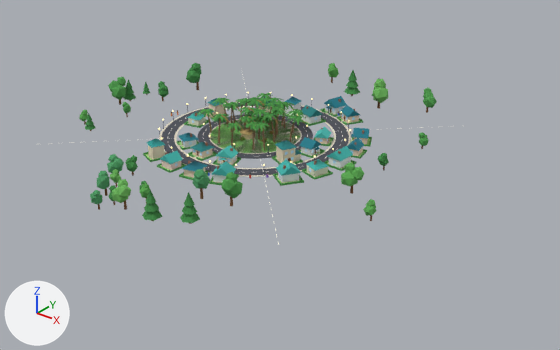
Before and after pictures for a commit that changed the glTF model towns/srikakulam.glb.
One viewpoint serves both versions: a camera (50 mm lens) standing at (191.0, -223.0, 124.0) and looking at (16.0, -4.0, -12.0). Every picture has the same lights, and +X, +Y and +Z are marked at lower left. The picture after the commit comes second. Where no turn or scale is listed for an object, it has been applied to the vertices. Vertices at exactly the same position are counted once.
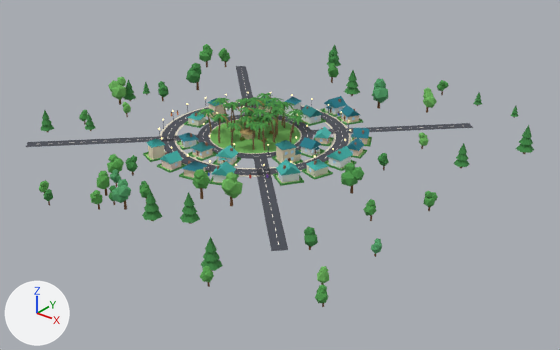
Where the newer file only moved an object's origin or applied its transform, the numbers keep the older frame.

Boxes (x1, y1, x2, y2) around the edits, measured in the pictures (560 x 350 px; the box of a moved part takes in the faces that stretch with it):
'Mesh_14', reshaped (42% wider, 63% taller): before (79, 63, 437, 224); after (26, 44, 534, 307)
part 1 of me_mesh_14, added: after (39, 186, 48, 192)
part 2 of me_mesh_14, added: after (317, 272, 329, 284)
part 3 of me_mesh_14, added: after (319, 270, 329, 278)
part 4 of me_mesh_14, added: after (456, 153, 469, 168)
part 5 of me_mesh_14, added: after (453, 159, 470, 167)
part 6 of me_mesh_14, added: after (459, 143, 467, 154)
part 7 of me_mesh_14, added: after (199, 50, 211, 62)
part 8 of me_mesh_14, added: after (204, 48, 213, 56)
part 9 of me_mesh_14, added: after (41, 119, 52, 132)
part 10 of me_mesh_14, added: after (41, 124, 54, 131)
part 11 of me_mesh_14, added: after (519, 137, 533, 154)
part 12 of me_mesh_14, added: after (516, 144, 534, 153)
part 13 of me_mesh_14, added: after (522, 125, 532, 138)
part 14 of me_mesh_14, added: after (304, 234, 318, 247)
part 15 of me_mesh_14, added: after (305, 227, 315, 235)
part 16 of me_mesh_14, moved or reshaped: before (159, 77, 372, 221); after (26, 44, 519, 307)
part 17 of me_mesh_14, surface changed: (79, 63, 437, 214) in both

The change in detail:
me_mesh_14 is used by ob_mesh_14; location (1.6, -4.1, 6.5).
me_mesh_14 had 6969 vertices, 11192 faces and spanned x -76.0..76.0, y -80.0..80.0, z -7.0..7.0.
me_mesh_14 now has 7617 vertices, 12552 faces and spans x -82.0..95.0, y -90.0..99.0, z -7.0..7.0.
me_mesh_14 part 1: a new loose piece, an icosphere of 20 faces spanning x -24.9..-21.5, y -84.6..-81.2, z -4.9..-1.9, in mat_palettematerial001.
me_mesh_14 part 2: a new loose piece, an icosphere of 20 faces spanning x 82.7..86.2, y -69.8..-66.2, z -4.9..-1.2, in mat_palettematerial001.
me_mesh_14 part 3: a new loose piece, an icosphere of 20 faces spanning x 83.1..86.0, y -69.7..-66.5, z -3.5..-0.6, in mat_palettematerial001.
me_mesh_14 part 4: the loose piece of 19 vertices spanning x 12.0..16.0, y 70.0..74.0, z -7.0..1.0 is copied, and the copy is moved by (64.0, -44.0, 0.0); it spans x 77.0..81.0, y 26.0..30.0, z -7.0..1.0.
me_mesh_14 part 5: a new loose piece, a 6-sided cone pointing to +z spanning x 75.9..81.2, y 24.8..30.9, z -4.9..-1.0, in mat_palettematerial001.
me_mesh_14 part 6: a new loose piece, a 6-sided cone pointing to +z spanning x 77.1..79.9, y 26.2..29.4, z -0.3..3.7, in mat_palettematerial001.
me_mesh_14 part 7: a new loose piece, an icosphere of 20 faces spanning x -81.6..-75.2, y 52.2..59.0, z -3.7..3.0, in mat_palettematerial001.
me_mesh_14 part 8: a new loose piece, an icosphere of 20 faces spanning x -80.5..-75.0, y 53.9..59.5, z -0.9..4.0, in mat_palettematerial001.
me_mesh_14 part 9: the loose piece of 19 vertices spanning x -59.0..-56.0, y -37.0..-33.0, z -7.0..0.0 is copied, and the copy is moved by (-13.0, -12.0, 1.0); it spans x -72.0..-68.0, y -49.0..-45.0, z -7.0..1.0.
me_mesh_14 part 10: a new loose piece, a 6-sided cone pointing to +z spanning x -72.9..-67.7, y -50.0..-44.0, z -5.0..-1.1, in mat_palettematerial001.
me_mesh_14 part 11: the loose piece of 19 vertices spanning x 12.0..16.0, y 70.0..74.0, z -7.0..1.0 is copied, and the copy is moved by (77.0, -17.0, 1.0); it spans x 89.0..94.0, y 52.0..57.0, z -7.0..3.0.
me_mesh_14 part 12: a new loose piece, a 6-sided cone pointing to +z spanning x 88.6..94.8, y 51.1..58.3, z -4.6..0.0, in mat_palettematerial001.
me_mesh_14 part 13: a new loose piece, a 6-sided cone pointing to +z spanning x 90.1..93.4, y 52.8..56.6, z 0.9..5.5, in mat_palettematerial001.
me_mesh_14 part 14: a new loose piece, an icosphere of 20 faces spanning x 68.1..72.2, y -56.8..-52.3, z -4.6..-0.3, in mat_palettematerial001.
me_mesh_14 part 15: a new loose piece, an icosphere of 20 faces spanning x 68.1..70.7, y -55.6..-52.8, z -1.3..1.2, in mat_palettematerial001.
me_mesh_14 part 16: 19 vertices moved within x -26.0..27.0, y -29.0..77.0, z -7.0..-3.0; 296 vertices removed from x -40.0..75.0, y -34.0..76.0, z -7.0..5.0; 580 vertices added at x -74.0..91.0, y -90.0..99.0, z -7.0..6.0.
me_mesh_14 part 17: 1020 kept faces spanning x -76.0..76.0, y -80.0..80.0, z -5.0..7.0 get new texture (UV) coordinates.
Other edits to the shape of me_mesh_14 do not show in these pictures.
